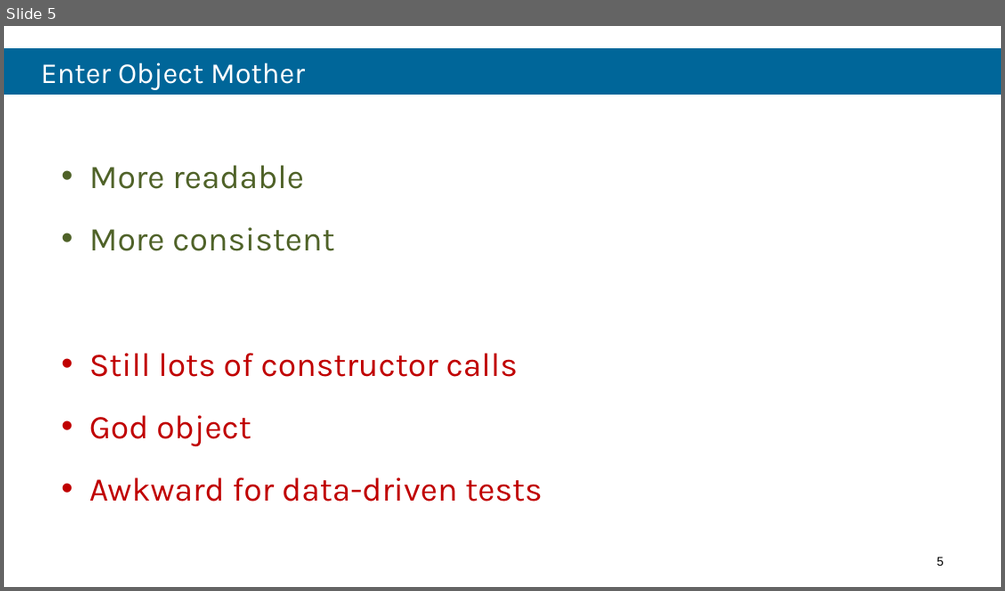
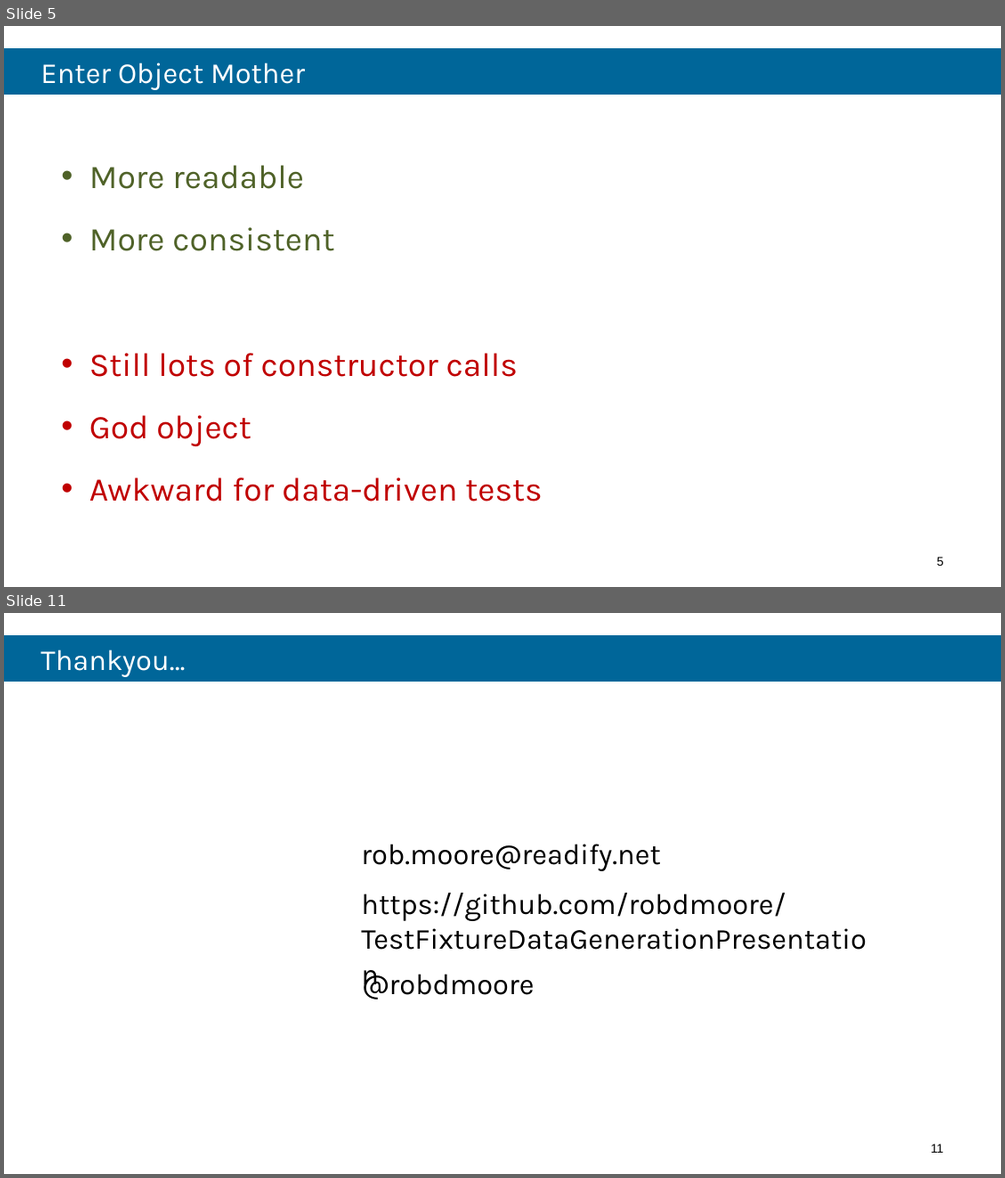
Before and after one commit to robdmoore/TestFixtureDataGenerationPresentation, a slide deck: Presentation.pptx. Shown one above the other, each under a label of ours: slide 5 before the commit, slides 5 and 11 after it; the slides between them are not shown. The pictures are 1005x591 and 1005x1178 pixels, drawn with LibreOffice and Linux fonts; fonts in the diff are those of the drawing; background and template pictures are left out. Boxes give left, top, right and bottom in pixels: in the first picture for what was removed or moved away, otherwise in the second. Text is boxed around its words. In the diff, an @@ line names an element or a change of style, - is before the commit and + after.

```diff
--- a/Presentation.pptx
+++ b/Presentation.pptx
@@ slide 11 added at (x1=4, y1=613, x2=1001, y2=1174), background #FFFFFF @@
@@ title added at (x1=4, y1=635, x2=1001, y2=681), fill #006699, 28 pt, text #FFFFFF @@
+Thankyou…
@@ text added at (x1=361, y1=844, x2=660, y2=871), 28 pt, text #000000 @@
+rob.moore@readify.net
@@ text added at (x1=361, y1=892, x2=785, y2=921), 28 pt, text #000000 @@
+https://github.com/robdmoore/TestFixtureDataGenerationPresentation
@@ text added at (x1=362, y1=970, x2=534, y2=999), 28 pt, text #000000 @@
+@robdmoore
@@ page number added at (x1=930, y1=1143, x2=943, y2=1152), 12 pt, text #000000 @@
+11
```
Also in this commit, not shown: 1 slide changed, 4 other slides added.
